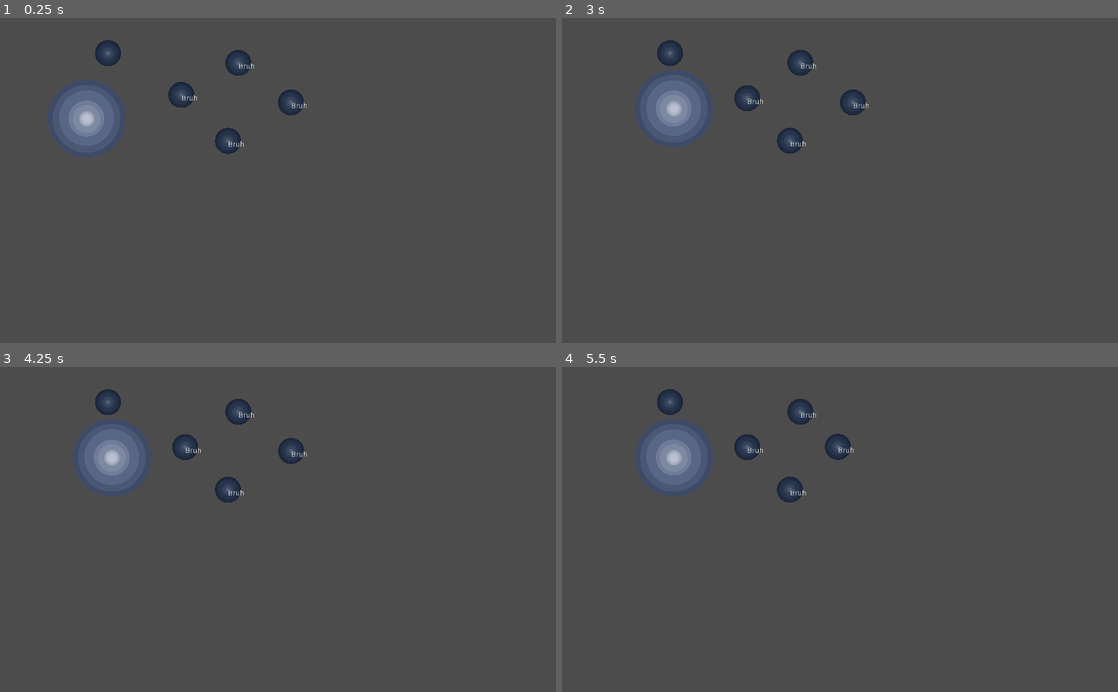
Above: before the commit, frames 1-4 (two rows, left to right).
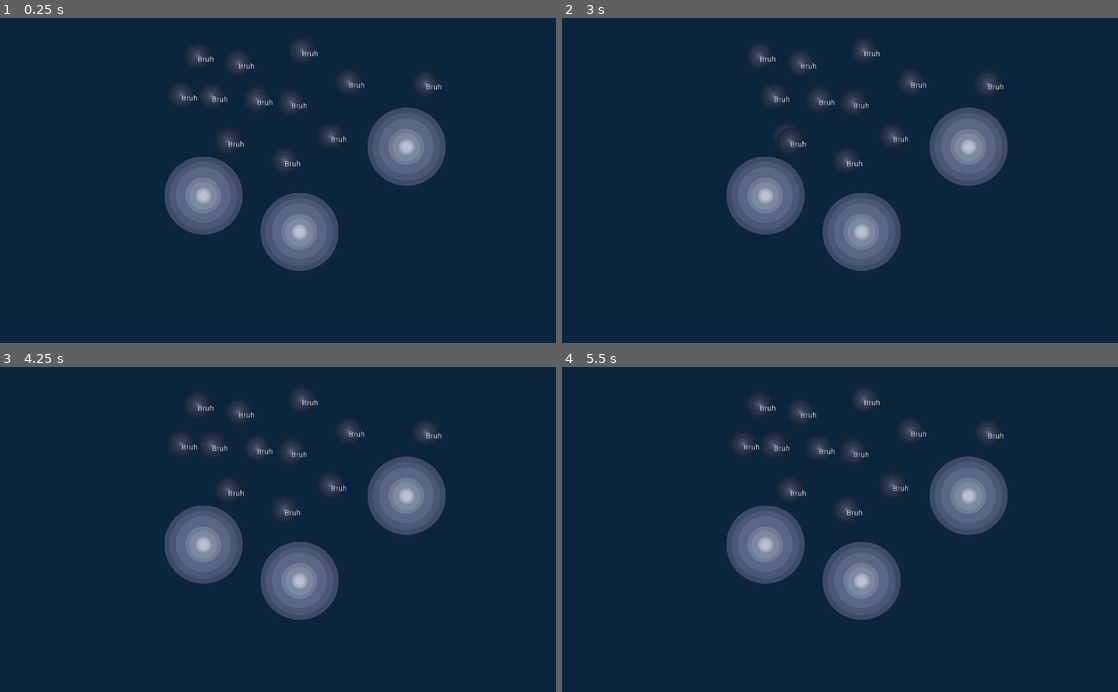
Above: after the commit, the same moments.

Repository: Uchihamadara311/Circle
Game: Godot game, scene res://Scene/Test_zone.tscn
Two runs of this game, one before a commit and one after it. Both use one fixed random seed, a clock stepped at 60 frames per second and the inputs below.
Inputs (mouse positions are in pixels of both pictures, inside the frame that each line leads up to):
- Up to frame 1 (0.25 s): no input
- Up to frame 2 (3 s): tap Enter at 0.5, 2 s; move the mouse to (650, 118) at 0.52 s; press the mouse at (650, 118) at 0.53 s; tap Space at 1.25, 2.75 s; move the mouse to (801, 63) at 1.27 s; release the mouse at (801, 63) at 1.28 s; click (801, 63) at 1.35 s; move the mouse to (745, 96) at 2.02 s; press the mouse at (745, 96) at 2.03 s; move the mouse to (789, 141) at 2.77 s; release the mouse at (789, 141) at 2.78 s; click (789, 141) at 2.85 s
- Up to frame 3 (4.25 s): tap Enter at 3.5 s; move the mouse to (289, 451) at 3.52 s; press the mouse at (289, 451) at 3.53 s; tap Escape (ui_cancel) at 4.15 s
- Up to frame 4 (5.5 s): move the mouse to (667, 402) at 4.27 s; release the mouse at (667, 402) at 4.28 s; click (667, 402) at 4.35 s; tap Space at 5 s; move the mouse to (867, 529) at 5.02 s; press the mouse at (867, 529) at 5.03 s

The runs differ from the first frame. In frame 1, 98% of the frame differs, in the area x 0-100%, y 0-100%; in frame 2, 99%; in frame 3, 99%; in frame 4, 99%.

Commit message:
⧂ Circle Working

Diff:
--- a/Item/Circle/Circle.gd
+++ b/Item/Circle/Circle.gd
@@ -1,19 +1,14 @@
-extends Node2D
+extends KinematicBody2D
+
 
 var selected := false
 
 
-func _on_Area2D_input_event(_viewport, _event, _shape_idx):
-	if Input.is_action_just_pressed("click"):
-		selected = true
+func _on_Circle_input_event(_viewport, event, _shape_idx):
+	if event.is_action_pressed("click"):
+		selected = not selected
 
 
 func _physics_process(delta):
 	if selected:
 		global_position = lerp(global_position, get_global_mouse_position(), 10 * delta)
-
-
-func _input(event):
-	if event is InputEventMouseButton:
-		if event.button_index == BUTTON_LEFT and not event.pressed:
-			selected = false
--- a/Item/Circle/Circle.tscn
+++ b/Item/Circle/Circle.tscn
@@ -1,16 +1,14 @@
-[gd_scene load_steps=6 format=2]
+[gd_scene load_steps=5 format=2]
 
 [ext_resource path="res://Item/Circle/Circle.gd" type="Script" id=1]
 [ext_resource path="res://Item/Circle/Circle.png" type="Texture" id=2]
 [ext_resource path="res://Item/Dot_lock/dot_lock.tscn" type="PackedScene" id=3]
 
 [sub_resource type="CircleShape2D" id=2]
-radius = 70.0643
+radius = 41.0122
 
-[sub_resource type="CircleShape2D" id=1]
-radius = 30.0
-
-[node name="Circle" type="Area2D" groups=["circle"]]
+[node name="Circle" type="KinematicBody2D"]
+input_pickable = true
 script = ExtResource( 1 )
 
 [node name="Sprite" type="Sprite" parent="."]
@@ -18,16 +16,20 @@
 scale = Vector2( 0.3, 0.3 )
 texture = ExtResource( 2 )
 
-[node name="CollisionShape2D" type="CollisionShape2D" parent="."]
-visible = false
+[node name="Body_Collision" type="CollisionShape2D" parent="."]
+z_as_relative = false
 shape = SubResource( 2 )
-
-[node name="Area2D" type="Area2D" parent="."]
-
-[node name="CollisionShape2D" type="CollisionShape2D" parent="Area2D"]
-shape = SubResource( 1 )
 
 [node name="dot_lock" parent="." instance=ExtResource( 3 )]
 position = Vector2( 0, -70 )
 
-[connection signal="input_event" from="Area2D" to="." method="_on_Area2D_input_event"]
+[node name="dot_lock2" parent="." instance=ExtResource( 3 )]
+position = Vector2( 70, 0 )
+
+[node name="dot_lock3" parent="." instance=ExtResource( 3 )]
+position = Vector2( 0, 70 )
+
+[node name="dot_lock4" parent="." instance=ExtResource( 3 )]
+position = Vector2( -70, 0 )
+
+[connection signal="input_event" from="." to="." method="_on_Circle_input_event"]
--- a/Item/Dot/Dot.gd
+++ /dev/null
@@ -1,45 +0,0 @@
-extends Node2D
-
-var selected := false
-var connect_dot := false
-var rest_point
-var rest_nodes = []
-
-func _ready():
-	rest_nodes = get_tree().get_nodes_in_group("zone")
-	locate_point()
-
-func _on_Area2D_input_event(viewport, event, shape_idx):
-	if Input.is_action_just_pressed("click"):
-		selected = true
-
-func _physics_process(delta):
-	if selected:
-		global_position = lerp(global_position, get_global_mouse_position(), 5 * delta)
-	if connect_dot:
-		global_position = lerp(global_position, rest_point, 5 * delta)
-
-func _input(event):
-	if event is InputEventMouseButton:
-		if event.button_index == BUTTON_LEFT and not event.pressed:
-			selected = false
-			locate_point()
-
-func locate_point():
-	var shortest_dist = 55
-	for child in rest_nodes:
-		var distance = global_position.distance_to(child.global_position)
-		if distance < shortest_dist:
-				connect_dot = true
-				child.select()
-				rest_point = child.global_position
-				shortest_dist = distance
-		if distance > shortest_dist:
-			connect_dot = false
-			child.deselect()
-
-func cur_pos(delta):
-	if selected:
-		global_position = lerp(global_position, get_global_mouse_position(), 5 * delta)
-	if connect_dot:
-		global_position = lerp(global_position, rest_point, 5 * delta)
--- a/Item/Dot/Dot.tscn
+++ /dev/null
@@ -1,23 +0,0 @@
-[gd_scene load_steps=4 format=2]
-
-[ext_resource path="res://Item/Circle/Circle.png" type="Texture" id=1]
-[ext_resource path="res://Item/Dot/Dot.gd" type="Script" id=2]
-
-[sub_resource type="CircleShape2D" id=1]
-radius = 23.0
-
-[node name="Dot" type="Node2D"]
-z_index = 1
-script = ExtResource( 2 )
-
-[node name="Area2D" type="Area2D" parent="."]
-
-[node name="Dot" type="Sprite" parent="Area2D"]
-modulate = Color( 0.439216, 0.501961, 0.564706, 1 )
-scale = Vector2( 0.1, 0.1 )
-texture = ExtResource( 1 )
-
-[node name="Collision" type="CollisionShape2D" parent="Area2D"]
-shape = SubResource( 1 )
-
-[connection signal="input_event" from="Area2D" to="." method="_on_Area2D_input_event"]
--- a/Item/Dot/Dot_V2.gd
+++ b/Item/Dot/Dot_V2.gd
@@ -4,18 +4,12 @@
 var selected := false
 var dot_loc : Area2D = null
 var on_loc : bool
+var occupied : bool
 
 func _physics_process(delta):
 	if selected:
-		global_position = lerp(global_position, get_global_mouse_position(), 5 * delta)
+		global_position = lerp(global_position, get_global_mouse_position(), 10 * delta)
 
-func _on_body_dot_input_event(_viewport, _event, _shape_idx):
-	if Input.is_action_just_pressed("click"):
-		selected = true
-
-
-func _input(event):
-	if event is InputEventMouseButton:
-		if event.button_index == BUTTON_LEFT and not event.pressed:
-			selected = false
-			text_label.text = "Bruh"
+func _on_body_dot_input_event(_viewport, event, _shape_idx):
+	if event.is_action_pressed("click"):
+		selected = not selected
--- a/Item/Dot/Dot_V2.tscn
+++ b/Item/Dot/Dot_V2.tscn
@@ -4,14 +4,11 @@
 [ext_resource path="res://Item/Dot/Dot_V2.gd" type="Script" id=2]
 
 [sub_resource type="CircleShape2D" id=1]
-radius = 23.0
+radius = 28.0179
 
-[node name="body_dot" type="Area2D" groups=["dot_lock"]]
+[node name="body_dot" type="Area2D" groups=["dot"]]
 z_index = 1
 script = ExtResource( 2 )
-
-[node name="Collision" type="CollisionShape2D" parent="."]
-shape = SubResource( 1 )
 
 [node name="Dot" type="Sprite" parent="."]
 modulate = Color( 0.439216, 0.501961, 0.564706, 1 )
@@ -23,4 +20,7 @@
 margin_bottom = 40.0
 text = "Bruh"
 
+[node name="Collision" type="CollisionShape2D" parent="."]
+shape = SubResource( 1 )
+
 [connection signal="input_event" from="." to="." method="_on_body_dot_input_event"]
--- a/Item/Dot_lock/dot_lock.gd
+++ b/Item/Dot_lock/dot_lock.gd
@@ -1,17 +1,53 @@
 extends Area2D
 
+var dot_i : Area2D
+var dot_selected : bool
 var locked : bool
-var area_i : Area2D
+
 
 func _process(delta):
-	if area_i:
-		area_i.global_position = global_position
+	lock_dot(delta)
+	move_dot(delta)
 
 
 func _on_dot_lock_area_entered(area):
-	if area_i:
-		return
-	if area.is_in_group('dot_lock'):
-		print("connect")
-		locked = true
-		area_i = area
+	if area.is_in_group('dot') and not area.occupied:
+		if not dot_i:
+			insert_dot(area)
+
+
+func _on_dot_lock_area_exited(area):
+	if area == dot_i and dot_selected:
+		remove_dot(area)
+
+
+func _on_dot_lock_input_event(_viewport, event, _shape_idx):
+	if event.is_action_pressed("click") and dot_i:
+		dot_selected = not dot_selected
+
+
+func insert_dot(area):
+	area.set_physics_process(false)
+	area.occupied = true
+	area.selected = false
+	dot_i = area
+	locked = true
+
+
+func move_dot(delta):
+	if dot_selected and dot_i:
+		dot_i.global_position = lerp(dot_i.global_position, get_global_mouse_position(), 20 * delta)
+
+
+func lock_dot(_delta):
+	if locked and not dot_selected:
+		dot_i.global_position = global_position
+
+
+func remove_dot(area):
+	area.set_physics_process(true)
+	area.occupied = false
+	area.selected = true
+	dot_i = null
+	locked = false
+	dot_selected = false
--- a/Item/Dot_lock/dot_lock.tscn
+++ b/Item/Dot_lock/dot_lock.tscn
@@ -3,6 +3,7 @@
 [ext_resource path="res://Item/Dot_lock/dot_lock.gd" type="Script" id=1]
 
 [sub_resource type="CircleShape2D" id=1]
+radius = 20.0
 
 [node name="dot_lock" type="Area2D" groups=["dot_lock"]]
 script = ExtResource( 1 )
@@ -11,3 +12,5 @@
 shape = SubResource( 1 )
 
 [connection signal="area_entered" from="." to="." method="_on_dot_lock_area_entered"]
+[connection signal="area_exited" from="." to="." method="_on_dot_lock_area_exited"]
+[connection signal="input_event" from="." to="." method="_on_dot_lock_input_event"]
--- /dev/null
+++ b/Scene/Test_zone.gd
@@ -0,0 +1,6 @@
+extends Node2D
+
+
+func _input(event):
+	if event.is_action_pressed("ui_cancel"):
+		get_tree().reload_current_scene()
--- a/Scene/Test_zone.tscn
+++ b/Scene/Test_zone.tscn
@@ -2,12 +2,19 @@
 
 [ext_resource path="res://Item/Dot/Dot_V2.tscn" type="PackedScene" id=1]
 [ext_resource path="res://Item/Circle/Circle.tscn" type="PackedScene" id=2]
-[ext_resource path="res://Item/Dot/Dot.tscn" type="PackedScene" id=3]
+[ext_resource path="res://Scene/Test_zone.gd" type="Script" id=3]
 
 [node name="Test_zone" type="Node2D"]
+script = ExtResource( 3 )
 
 [node name="Circle" parent="." instance=ExtResource( 2 )]
-position = Vector2( 159, 186 )
+position = Vector2( 374, 328 )
+
+[node name="Circle2" parent="." instance=ExtResource( 2 )]
+position = Vector2( 551, 395 )
+
+[node name="Circle3" parent="." instance=ExtResource( 2 )]
+position = Vector2( 748, 238 )
 
 [node name="DotV2" parent="." instance=ExtResource( 1 )]
 position = Vector2( 439, 83 )
@@ -18,8 +25,29 @@
 [node name="DotV4" parent="." instance=ExtResource( 1 )]
 position = Vector2( 420, 227 )
 
+[node name="DotV6" parent="." instance=ExtResource( 1 )]
+position = Vector2( 524, 263 )
+
+[node name="DotV7" parent="." instance=ExtResource( 1 )]
+position = Vector2( 642, 118 )
+
+[node name="DotV8" parent="." instance=ExtResource( 1 )]
+position = Vector2( 784, 121 )
+
+[node name="DotV9" parent="." instance=ExtResource( 1 )]
+position = Vector2( 609, 218 )
+
+[node name="DotV10" parent="." instance=ExtResource( 1 )]
+position = Vector2( 473, 150 )
+
+[node name="DotV11" parent="." instance=ExtResource( 1 )]
+position = Vector2( 556, 60 )
+
+[node name="DotV12" parent="." instance=ExtResource( 1 )]
+position = Vector2( 364, 70 )
+
+[node name="DotV13" parent="." instance=ExtResource( 1 )]
+position = Vector2( 390, 144 )
+
 [node name="DotV5" parent="." instance=ExtResource( 1 )]
 position = Vector2( 536, 156 )
-
-[node name="Dot" parent="." instance=ExtResource( 3 )]
-position = Vector2( 199, 65 )
--- a/project.godot
+++ b/project.godot
@@ -37,4 +37,5 @@
 
 [rendering]
 
+environment/default_clear_color=Color( 0.0509804, 0.14902, 0.25098, 1 )
 environment/default_environment="res://default_env.tres"
